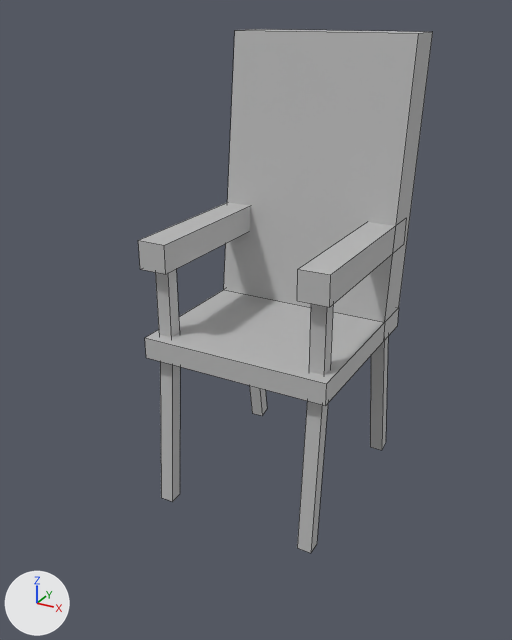
Two versions of the FBX model Assets/Models/m_prop_chair01.fbx, one commit apart.
Both versions are drawn from a 50 mm camera at (1.003, -1.979, 1.621) aimed at (-0.044, -0.075, 0.669). Every picture has the same lights, and +X, +Y and +Z are marked at lower left. Mesh edges are drawn as thin lines. Where no turn or scale is listed for an object, it has been applied to the vertices.
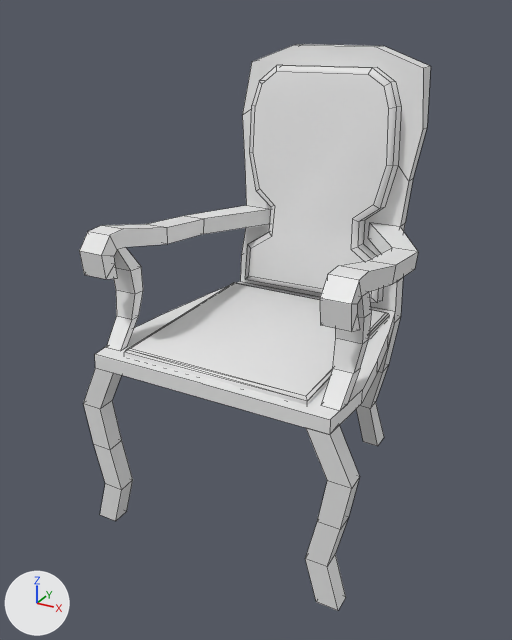
Location of each change, [x1, y1, x2, y2] in pixels of the pictures (512 x 640 px):
'chair', reshaped, moved, turned, rescaled
    before: [145, 29, 433, 406]
    after: [79, 44, 431, 611]
'pCube4', deleted
    before: [297, 222, 396, 307]
'pCube3', deleted
    before: [138, 202, 251, 274]
'pCube8', deleted
    before: [297, 401, 328, 553]
'pCube7', deleted
    before: [160, 362, 180, 502]
'pCube9', deleted
    before: [370, 337, 388, 450]
'pCube6', deleted
    before: [309, 304, 333, 375]
'pCube5', deleted
    before: [155, 269, 179, 337]
'pCube10', deleted
    before: [249, 385, 267, 416]

What the commit changed:
Material 'Material' (mat_material) is new.
Its base color is (0.8, 0.8, 0.8) (white #e7e7e7).
me_mesh_008 is used by ob_chair; parent ob_chair_001; location (0.0, 0.0, 0.0).
me_mesh_008 had 16 vertices, 14 faces and spanned x -50.0..50.0, y 89.0..242.0, z -67.0..50.0.
me_mesh_008 no longer uses material mat_lambert1 (grey #bcbcbc).
me_mesh_008 now has 274 vertices, 229 faces and spans x -47.0..47.0, y -1.0..152.0, z -48.0..48.0.
me_mesh_008 part 1: the whole mesh is rebuilt.
me_mesh_008 now uses material mat_material (white #e7e7e7).
Object 'pCube7' (ob_pcube7) is deleted.
Object 'pCube8' (ob_pcube8) is deleted.
Object 'pCube4' (ob_pcube4) is deleted.
Object 'pCube3' (ob_pcube3) is deleted.
Object 'pCube10' (ob_pcube10) is deleted.
Object 'pCube5' (ob_pcube5) is deleted.
In object 'chair' (ob_chair), parent is no longer ob_chair_001.
Object 'chair' (ob_chair) moves from (0.0, 0.0, 0.0) to (0.0, -0.000471, -0.00946).
Object 'chair' (ob_chair) turns from (0, 0, 0) to (90, 0, 0) degrees about x, y and z.
Object 'chair' (ob_chair) is rescaled from (1.0, 1.0, 1.0) to (0.01, 0.01, 0.01).
Object 'pCube6' (ob_pcube6) is deleted.
Object 'pCube9' (ob_pcube9) is deleted.
